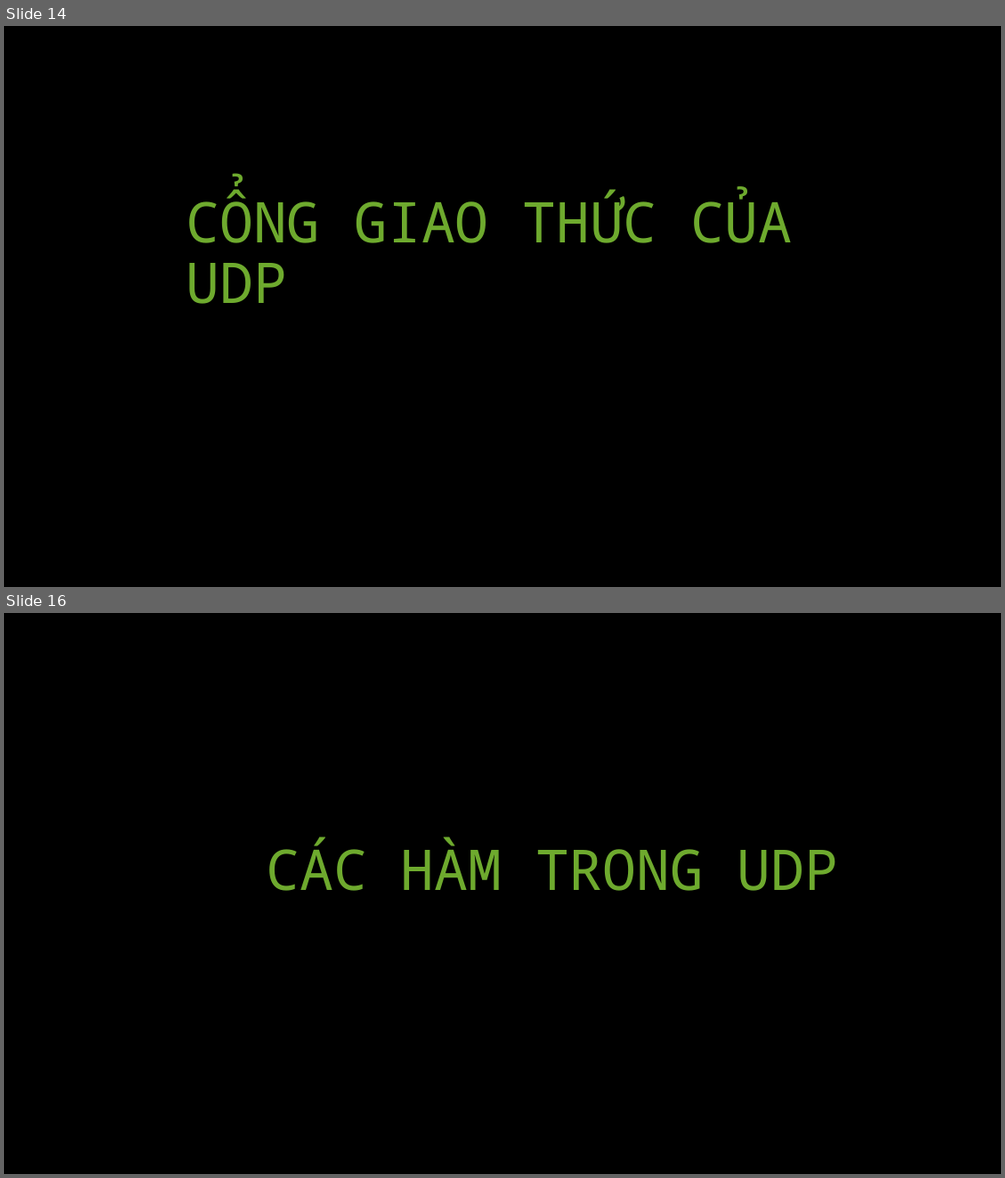
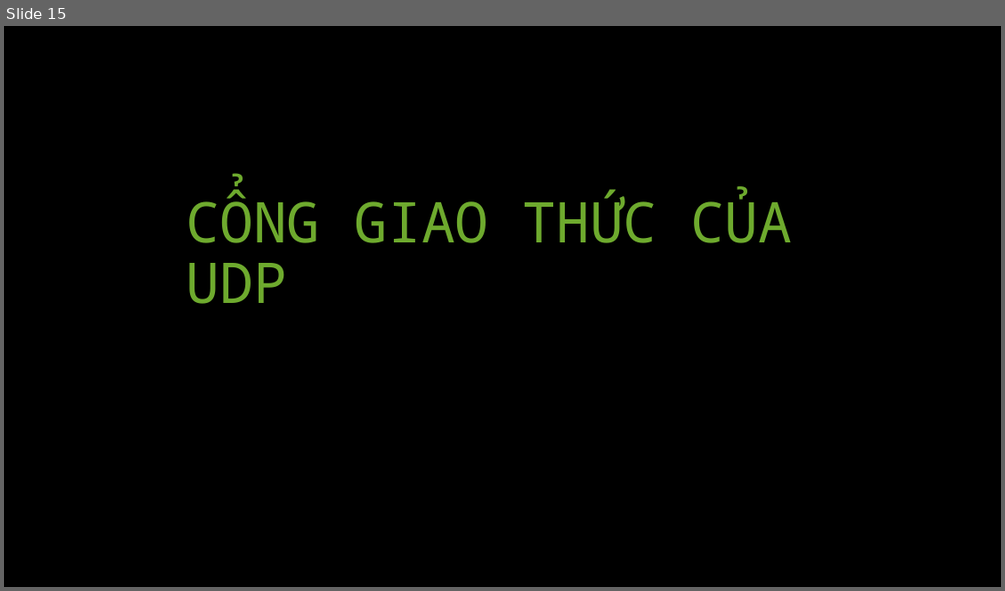
Before and after one commit to levynguyen/network-programming, a slide deck: ThuyettrinhDoAn.pptx. Shown one above the other, each under a label of ours: slides 14 and 16 before the commit, slide 15 after it; the slides between them are not shown. The pictures are 1005x1178 and 1005x591 pixels, drawn with LibreOffice and Linux fonts; fonts in the diff are those of the drawing. Boxes give left, top, right and bottom in pixels: in the first picture for what was removed or moved away, otherwise in the second. Text is boxed around its words. In the diff, an @@ line names an element or a change of style, - is before the commit and + after.

```diff
--- a/ThuyettrinhDoAn.pptx
+++ b/ThuyettrinhDoAn.pptx
@@ slide 16 removed at box(4, 613, 1001, 1174), background #000000 @@
@@ title removed at box(267, 837, 838, 891) @@
-CÁC HÀM TRONG UDP
@@ what was slide 14 is now slide 15 @@
```
Also in this commit, not shown: 1 slide changed, 24 slides added, 1 other slide removed.
